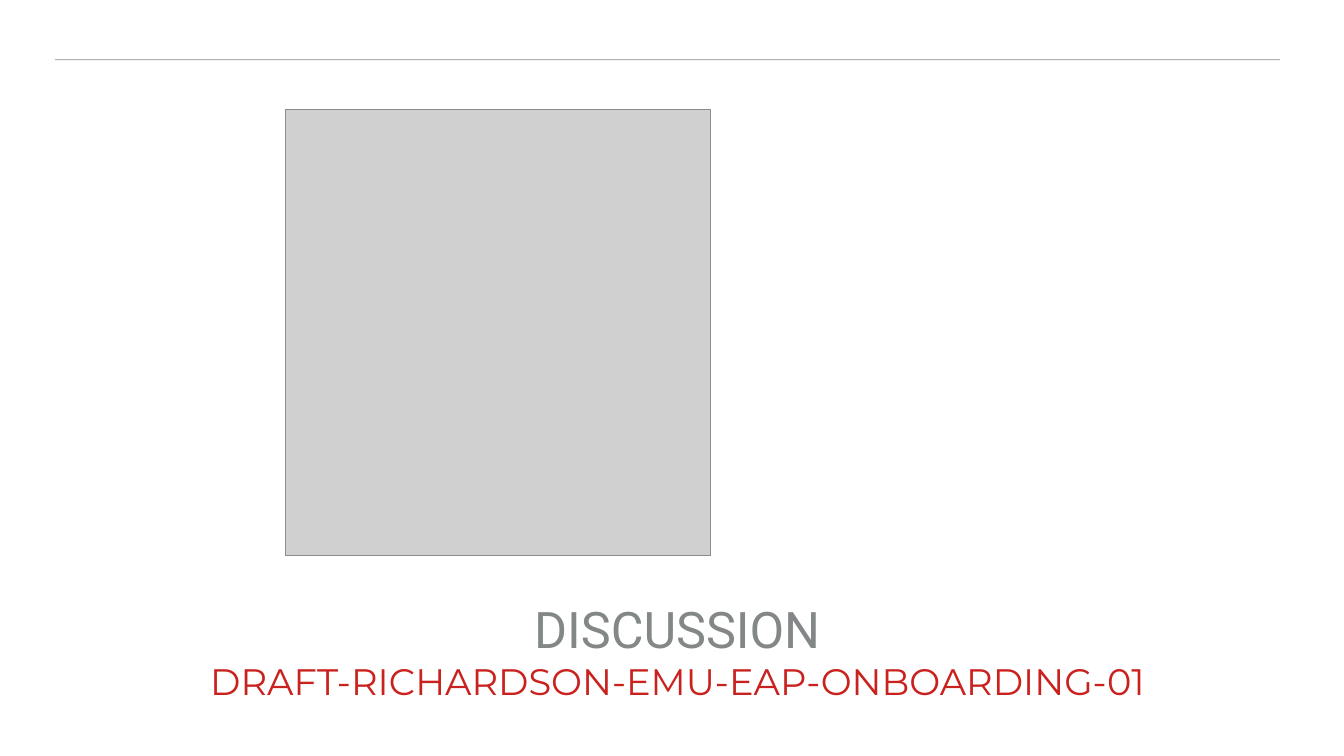
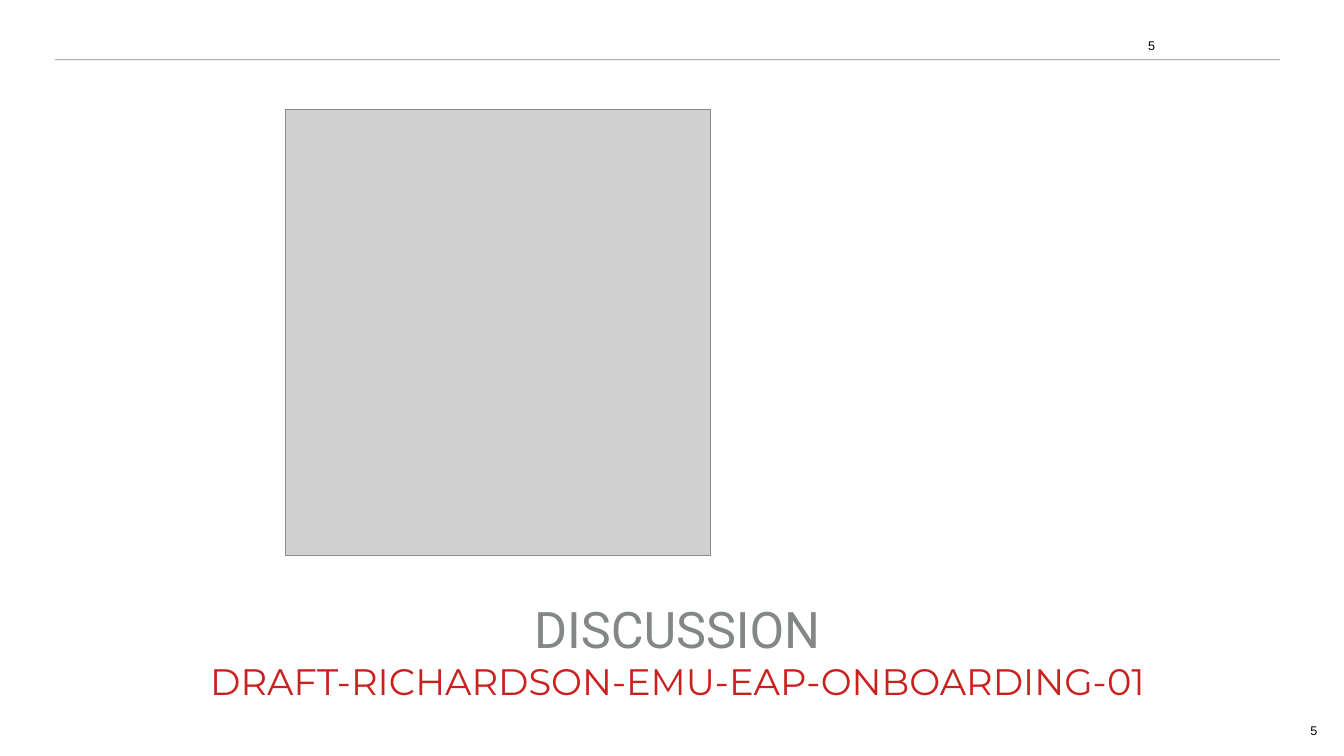
Before and after one commit to mcr/eap-onboarding, a slide deck: slide 5 of presentations/ietf114-anima-eap-onboarding.odp. Drawn at 1344x756 pixels with LibreOffice and Linux fonts; fonts in the diff are those of the drawing; grey boxes stand for pictures. Boxes give left, top, right and bottom in pixels: in the first picture for what was removed or moved away, otherwise in the second. Text is boxed around its words. In the diff, an @@ line names an element or a change of style, - is before the commit and + after.

```diff
--- a/presentations/ietf114-anima-eap-onboarding.odp
+++ b/presentations/ietf114-anima-eap-onboarding.odp
@@ page number added at (1148,41,1155,50), 18 pt, text #000000 @@
+5
@@ page number added at (1310,726,1317,735), 18 pt, text #000000 @@
+5
```
Also in this commit, not shown: 3 other slides changed, 1 other file.
